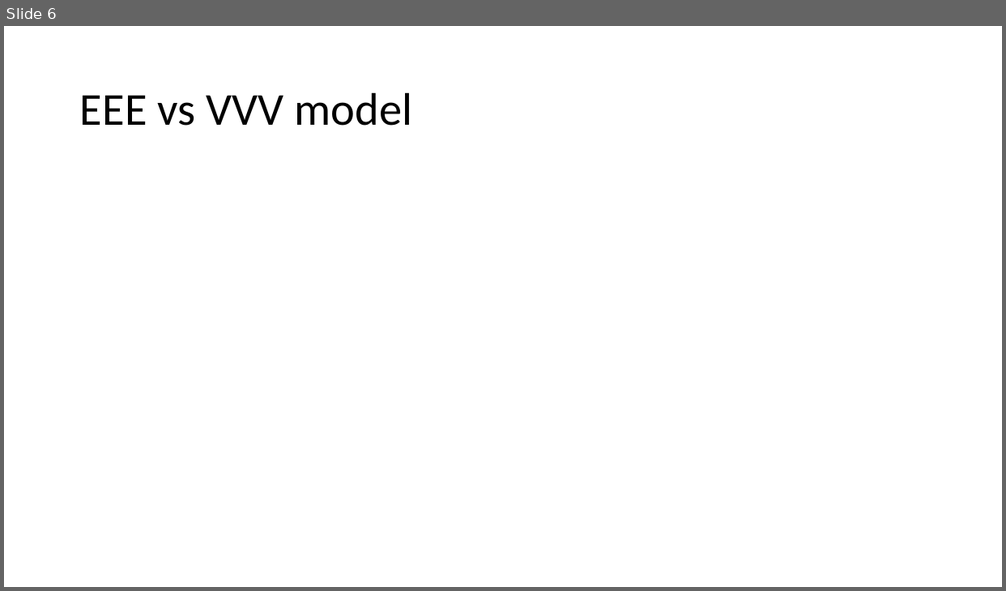
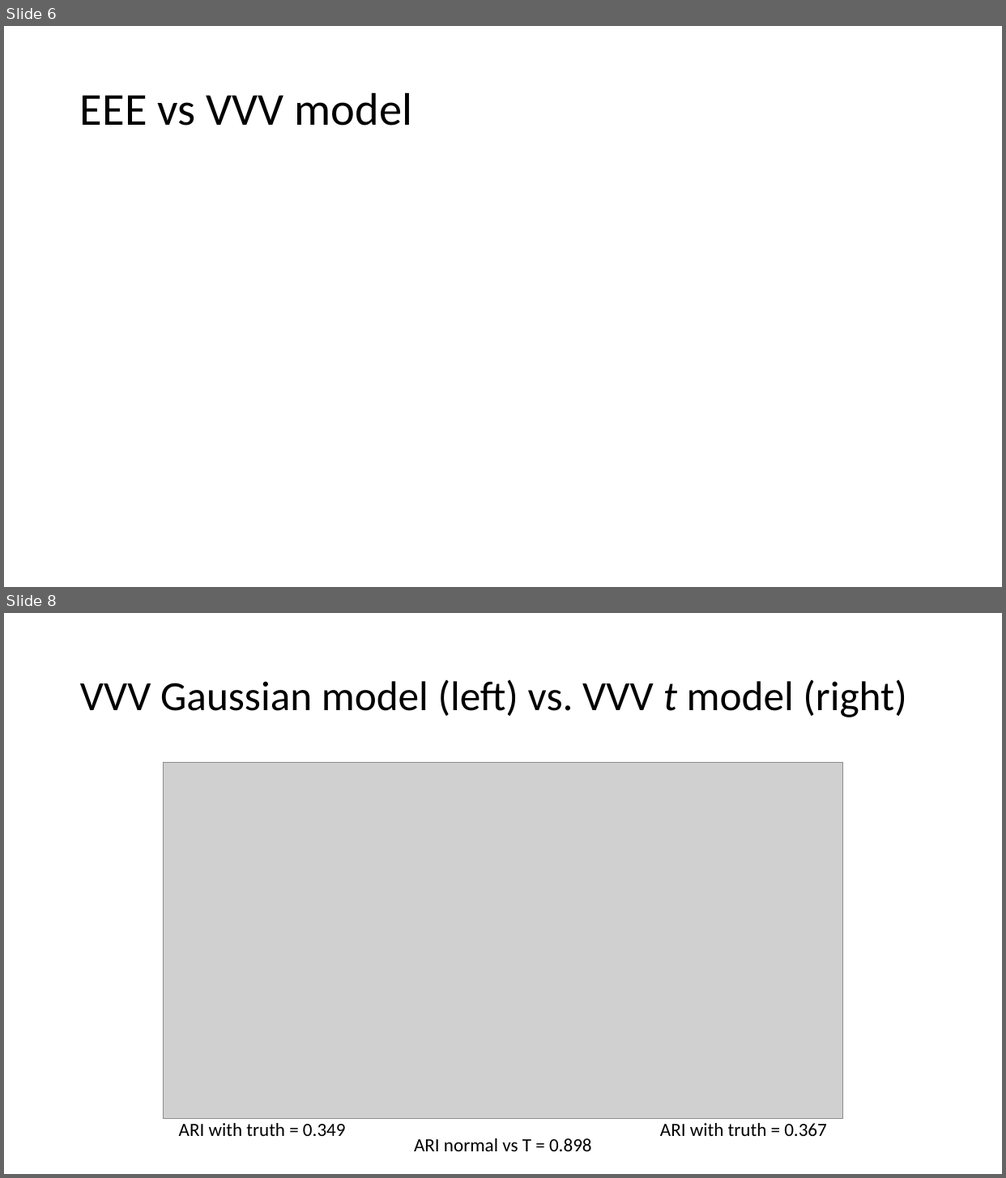
Before and after one commit to edward130603/BayesSpace, a slide deck: output/slides/slides_5-22.pptx. Shown one above the other, each under a label of ours: slide 6 before the commit, slides 6 and 8 after it; the slides between them are not shown. The pictures are 1006x591 and 1006x1178 pixels, drawn with LibreOffice and Linux fonts; fonts in the diff are those of the drawing; grey boxes stand for pictures. Boxes give left, top, right and bottom in pixels: in the first picture for what was removed or moved away, otherwise in the second. Text is boxed around its words. In the diff, an @@ line names an element or a change of style, - is before the commit and + after.

Commit message:
VVV covar model implementation and example

```diff
--- a/output/slides/slides_5-22.pptx
+++ b/output/slides/slides_5-22.pptx
@@ slide 8 added at <box>4,613,1002,1174</box>, background #FFFFFF @@
@@ title added at <box>80,679,906,717</box>, 40 pt, text #000000 @@
+VVV Gaussian model (left) vs. VVV t model (right)
@@ picture added at <box>164,763,842,1119</box> @@
@@ text added at <box>179,1123,346,1136</box>, 18 pt, text #000000 @@
+ARI with truth = 0.349
@@ text added at <box>414,1139,592,1152</box>, 18 pt, text #000000 @@
+ARI normal vs T = 0.898
@@ text added at <box>660,1123,827,1136</box>, 18 pt, text #000000 @@
+ARI with truth = 0.367
```
Also in this commit, not shown: 2 slides changed, 1 other slide added, 4 other files.
